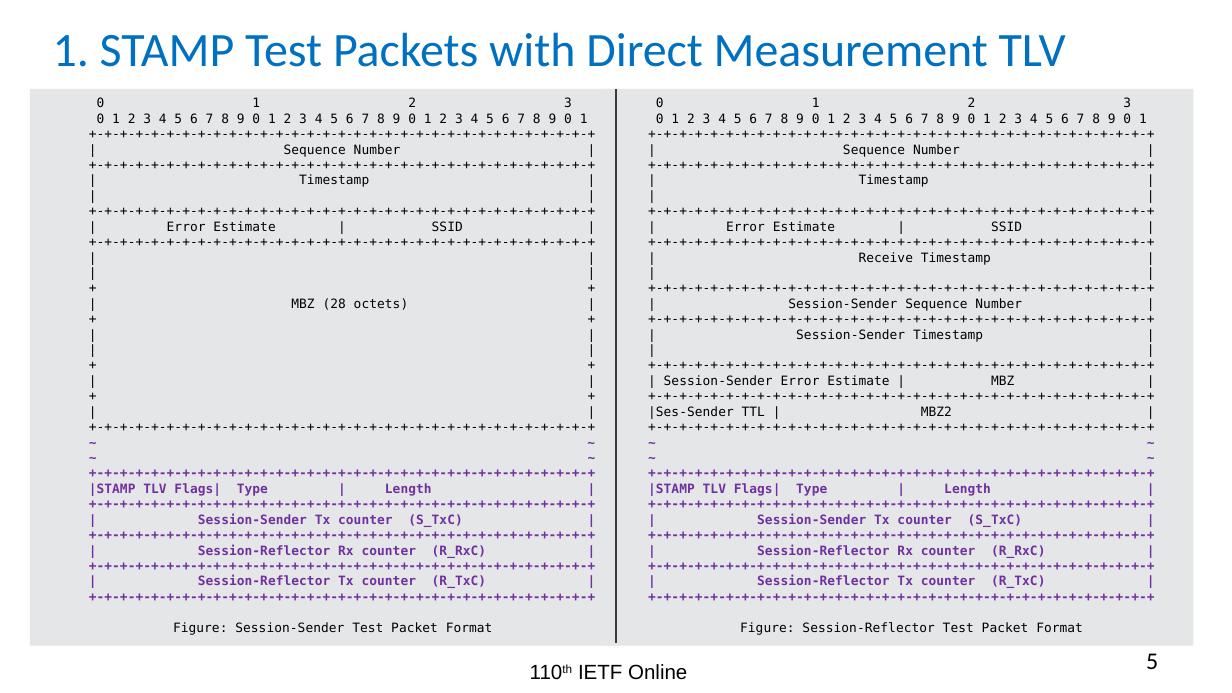
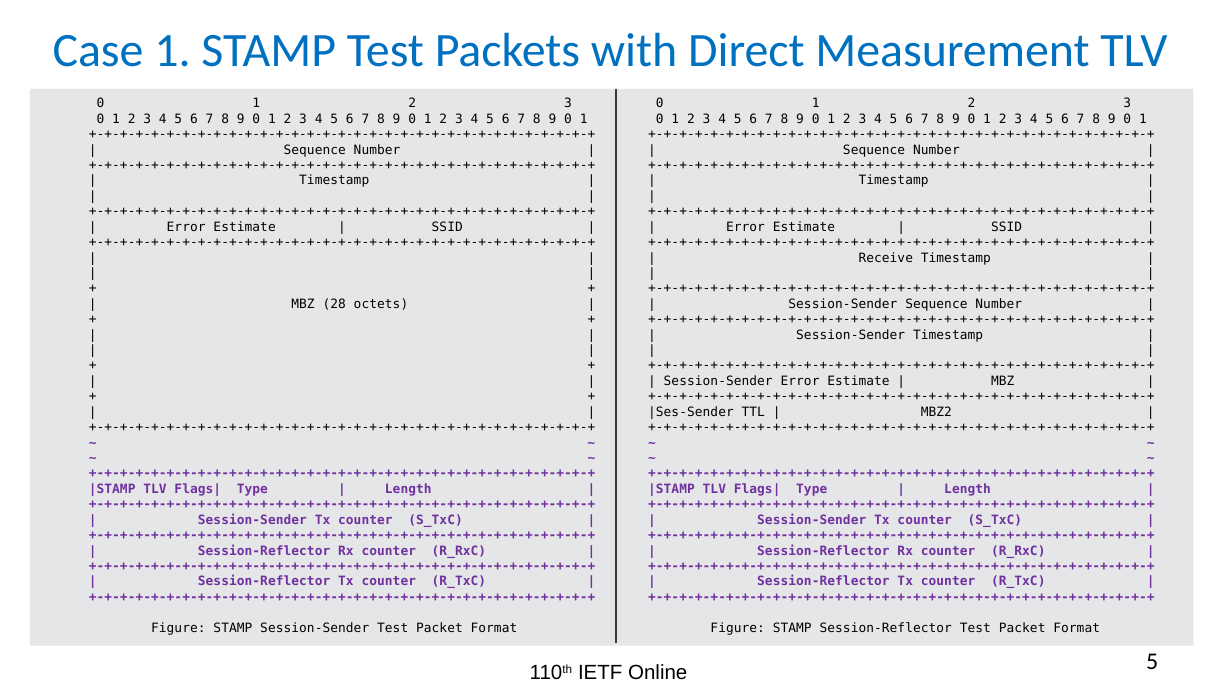
Before and after one commit to rakgandhi/ietf-slides, a slide deck: slide 5 of draft-gandhi-ippm-simple-direct-loss-00.pptx. Drawn at 1232x693 pixels with LibreOffice and Linux fonts; fonts in the diff are those of the drawing. Boxes give left, top, right and bottom in pixels: in the first picture for what was removed or moved away, otherwise in the second. Text is boxed around its words. In the diff, an @@ line names an element or a change of style, - is before the commit and + after.

```diff
--- a/draft-gandhi-ippm-simple-direct-loss-00.pptx
+++ b/draft-gandhi-ippm-simple-direct-loss-00.pptx
@@ title at (53,32,1167,67): text changed @@
-1. STAMP Test Packets with Direct Measurement TLV
+Case 1. STAMP Test Packets with Direct Measurement TLV
@@ text in rectangle at (151,622,518,635): text changed @@
-Figure: Session-Sender Test Packet Format
+Figure: STAMP Session-Sender Test Packet Format
@@ text in rectangle at (710,622,1100,635): text changed @@
-Figure: Session-Reflector Test Packet Format
+Figure: STAMP Session-Reflector Test Packet Format
```
Also in this commit, not shown: 2 other slides changed, 1 other file.
